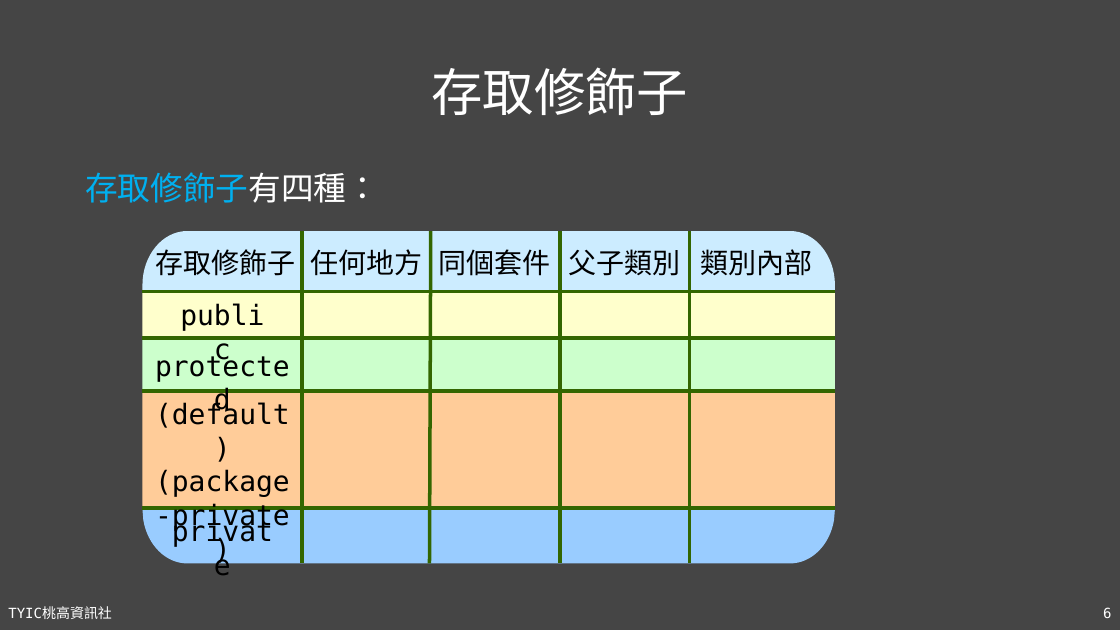
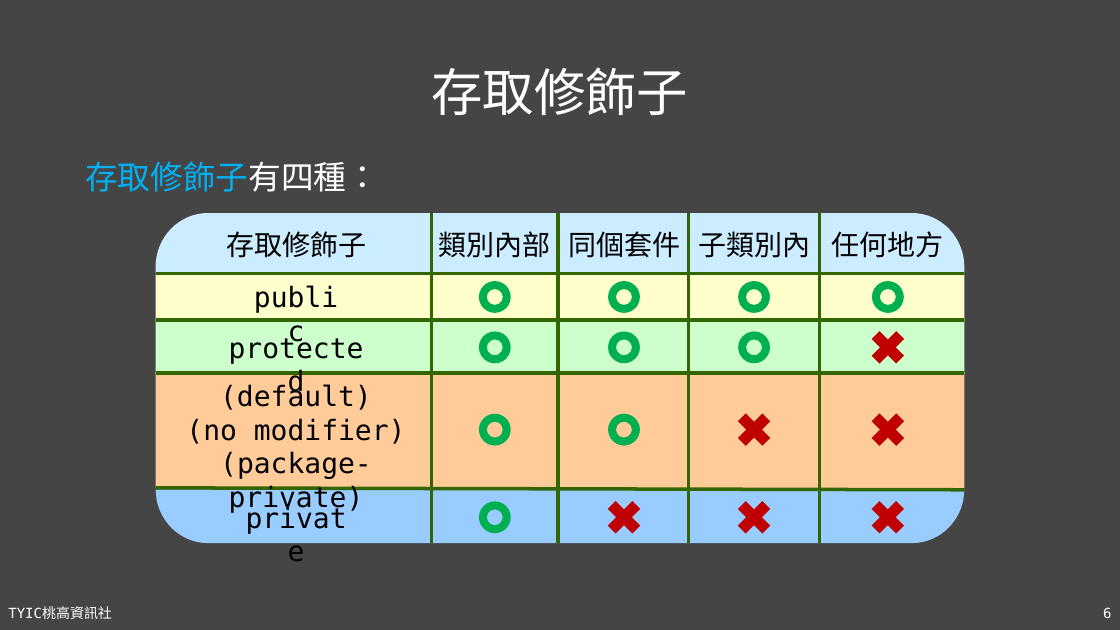
Before and after one commit to TYSHIC/slides, a slide deck: slide 6 of powerpoint/09_套件與存取修飾子.pptx. Drawn at 1120x630 pixels with LibreOffice and Linux fonts; fonts in the diff are those of the drawing. Boxes give left, top, right and bottom in pixels: in the first picture for what was removed or moved away, otherwise in the second. Text is boxed around its words. In the diff, an @@ line names an element or a change of style, - is before the commit and + after.

```diff
--- a/powerpoint/09_套件與存取修飾子.pptx
+++ b/powerpoint/09_套件與存取修飾子.pptx
@@ text "存取修飾子有四種：": place and size @@
-text "存取修飾子有四種：" at [85,172,379,203]
+text "存取修飾子有四種：" at [85,161,379,192]
@@ freeform shape: place and size @@
-freeform shape at [143,231,835,291]
+freeform shape at [155,213,965,273]
@@ text "存取修飾子" rewrapped from [155,245,295,276] to [226,231,366,258] @@
@@ text "類別內部": place and size @@
-text "類別內部" at [700,249,812,276]
+text "類別內部" at [439,231,551,258]
@@ line moved from (302, 231) - (302, 564) to (432, 213) - (432, 544) @@
@@ line moved from (560, 231) - (560, 564) to (558, 213) - (558, 544) @@
@@ text "同個套件": place and size @@
-text "同個套件" at [439,249,551,276]
+text "同個套件" at [568,231,680,258]
@@ line moved from (690, 231) - (690, 564) to (689, 213) - (689, 544) @@
@@ text at [698,231,810,258]: text changed @@
-父子類別
+子類別內
@@ line moved from (431, 231) - (429, 564) to (820, 213) - (820, 544) @@
@@ text "任何地方": place and size @@
-text "任何地方" at [310,249,422,276]
+text "任何地方" at [832,231,944,258]
@@ freeform shape: place and size @@
-freeform shape at [143,292,835,338]
+freeform shape at [155,274,965,320]
@@ line moved from (143, 292) - (835, 292) to (155, 274) - (965, 274) @@
@@ text "public": place and size @@
-text "public" at [167,294,278,336]
+text "public" at [241,276,352,318]
@@ freeform shape: place and size @@
-freeform shape at [143,338,835,392]
+freeform shape at [155,320,965,374]
@@ line moved from (143, 338) - (835, 338) to (155, 320) - (965, 320) @@
@@ text "protected": place and size @@
-text "protected" at [144,344,301,386]
+text "protected" at [218,326,375,368]
@@ freeform shape: place and size @@
-freeform shape at [143,391,835,506]
+freeform shape at [155,373,965,488]
@@ line moved from (143, 391) - (835, 391) to (155, 373) - (965, 373) @@
@@ text "(default)": place and size @@
-text "(default)" at [155,402,290,497]
+text "(default)" at [186,384,406,479]
@@ text at [186,418,406,479]: text changed @@
-(package
--private)
+(no modifier)
+(package-private)
@@ freeform shape: place and size @@
-freeform shape at [143,510,835,564]
+freeform shape at [155,490,965,544]
@@ line moved from (143, 508) - (835, 508) to (155, 488) - (965, 490) @@
@@ text "private": place and size @@
-text "private" at [155,502,290,531]
+text "private" at [229,484,364,513]
@@ group added at [479,281,912,541]: 10 donuts, 6 crosses @@
```
Also in this commit, not shown: 1 slide added, 6 other files.
